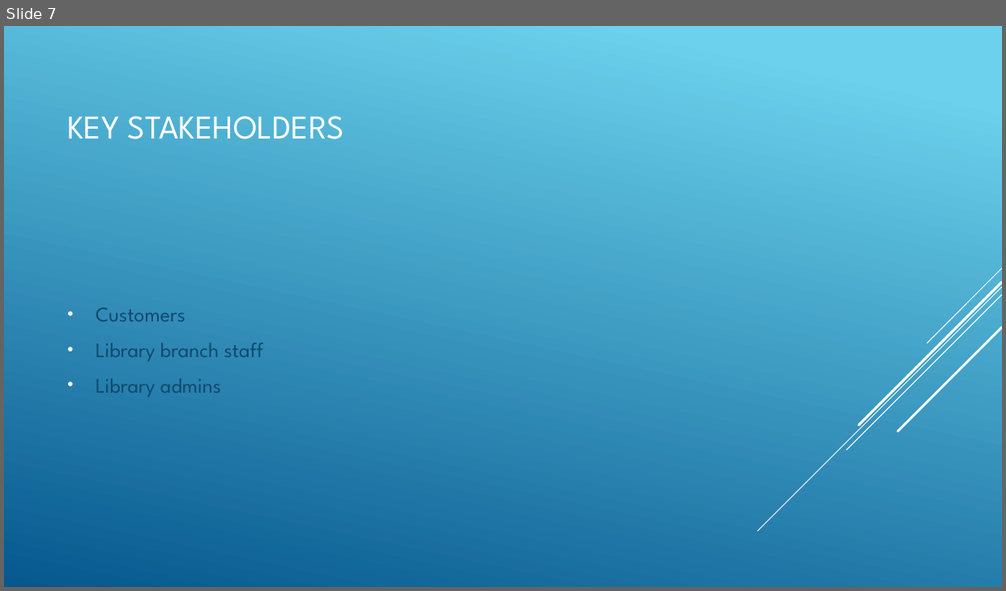
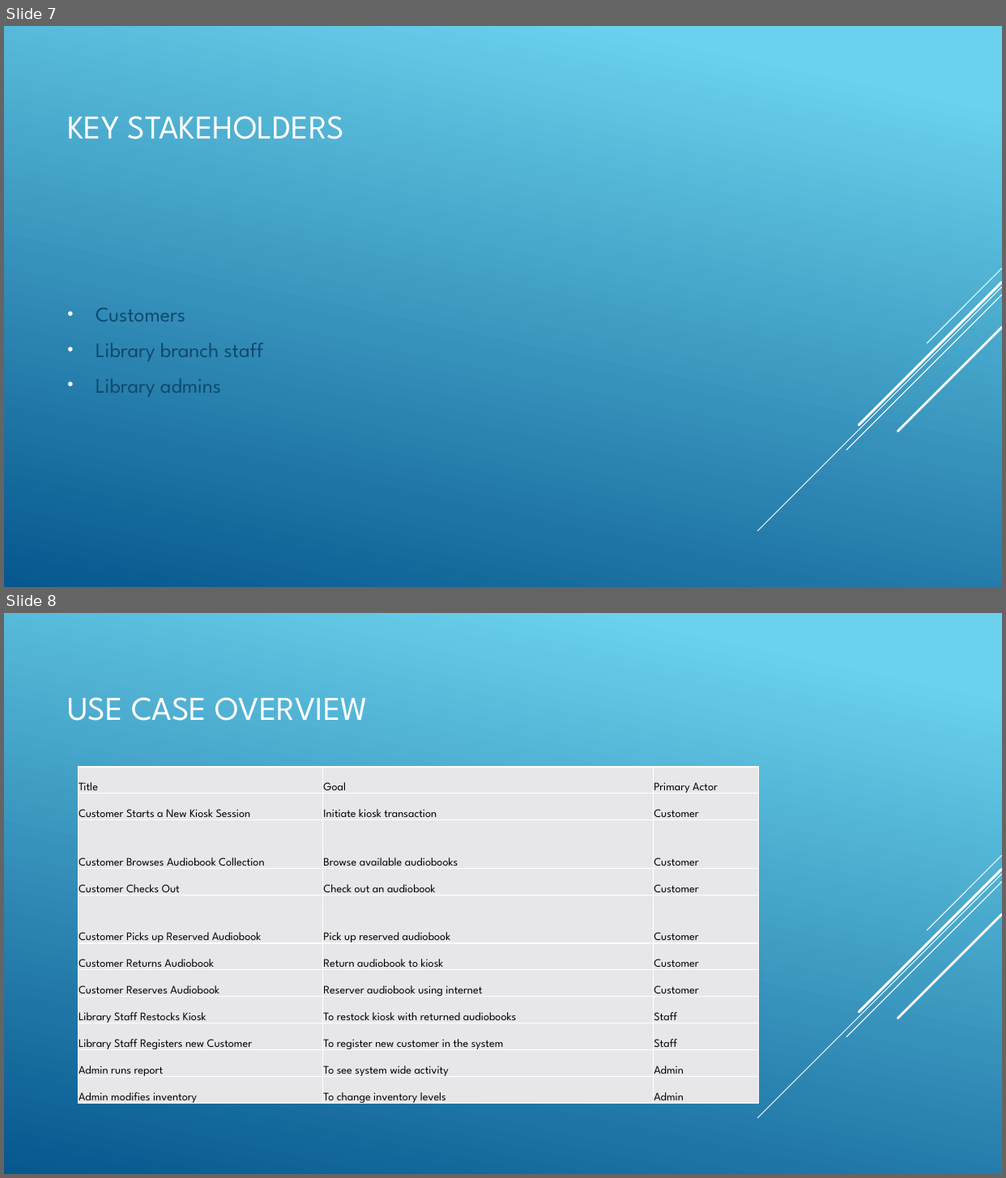
Before and after one commit to Crew7Keyes/BlueSteel, a slide deck: usecasepresentation.pptx. Shown one above the other, each under a label of ours: slide 7 before the commit, slides 7 and 8 after it. The pictures are 1006x591 and 1006x1178 pixels, drawn with LibreOffice and Linux fonts; fonts in the diff are those of the drawing. Boxes give left, top, right and bottom in pixels: in the first picture for what was removed or moved away, otherwise in the second. Text is boxed around its words. In the diff, an @@ line names an element or a change of style, - is before the commit and + after.

```diff
--- a/usecasepresentation.pptx
+++ b/usecasepresentation.pptx
@@ slide 8 added at (x1=4, y1=613, x2=1002, y2=1174), background gradient #6ED2EB to #06588E; not listed: 5 template elements that a slide beside it also shows @@
@@ title added at (x1=67, y1=697, x2=368, y2=721), 32 pt, text #FFFFFF @@
+USE CASE OVERVIEW
@@ table added at (x1=78, y1=767, x2=759, y2=1108), 11 rows, 3 columns @@
+Title | Goal | Primary Actor
+Customer Starts a New Kiosk Session | Initiate kiosk transaction | Customer
+Customer Browses Audiobook Collection | Browse available audiobooks | Customer
+Customer Checks Out | Check out an audiobook | Customer
+Customer Picks up Reserved Audiobook | Pick up reserved audiobook | Customer
+Customer Returns Audiobook | Return audiobook to kiosk | Customer
+Customer Reserves Audiobook | Reserver audiobook using internet | Customer
+Library Staff Restocks Kiosk | To restock kiosk with returned audiobooks | Staff
+Library Staff Registers new Customer | To register new customer in the system | Staff
+Admin runs report | To see system wide activity | Admin
+Admin modifies inventory | To change inventory levels | Admin
```
Also in this commit, not shown: 2 slides changed, 1 slide removed.
